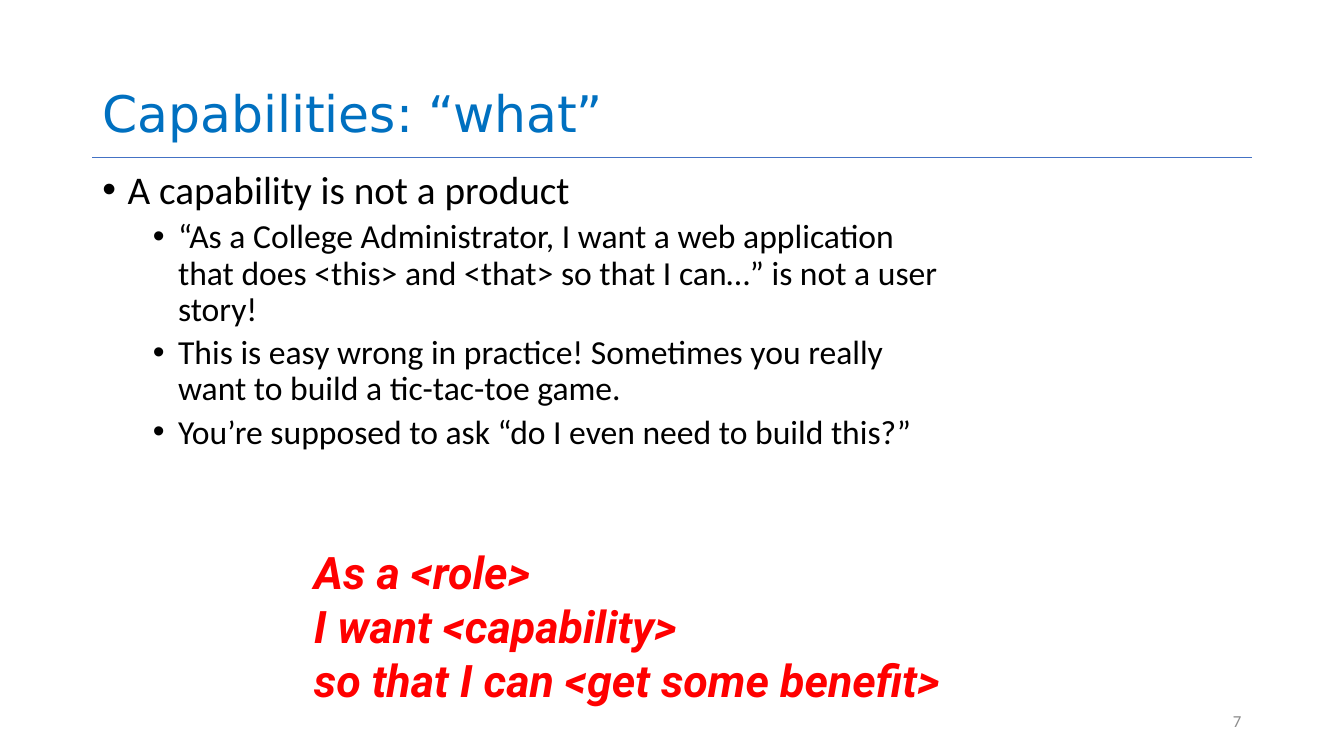
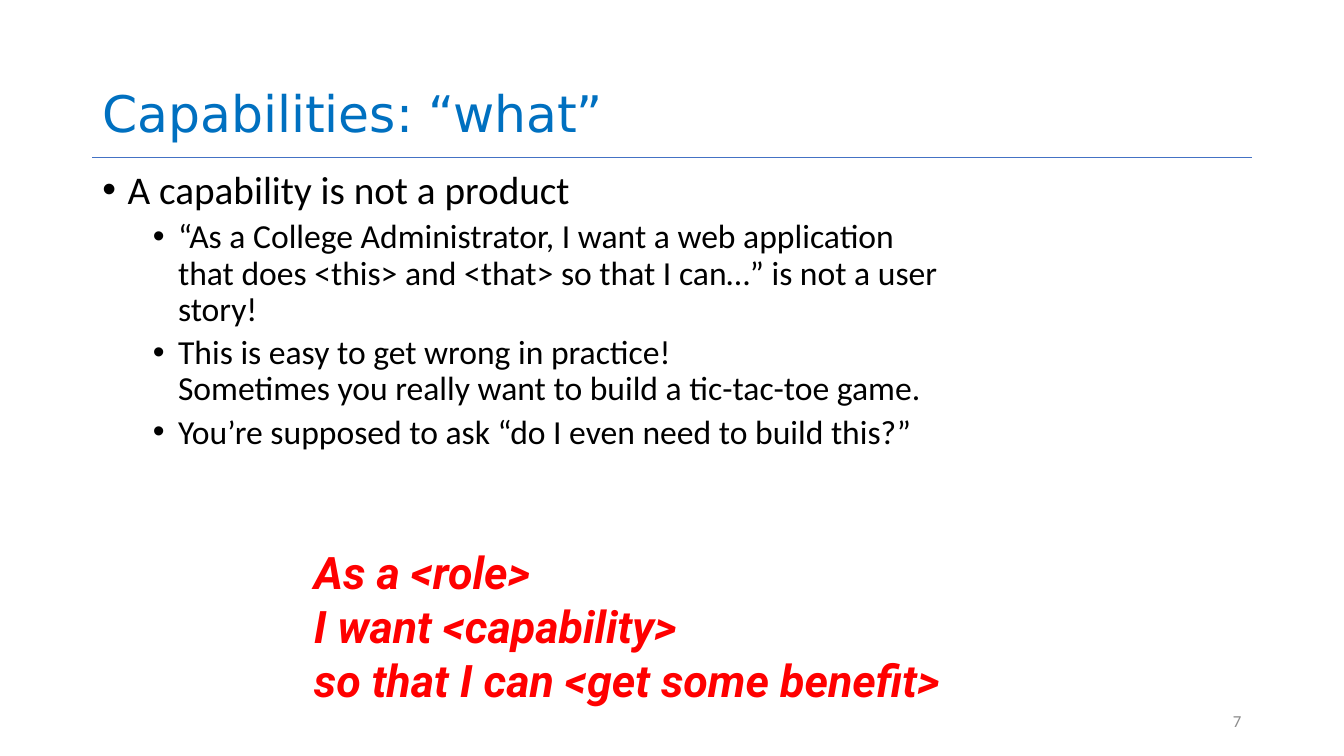
Before and after one commit to neu-se/CS4530-Summer-2025, a slide deck: slide 7 of public/handouts/Slides 2.1 User Stories.pptx. Drawn at 1344x756 pixels with LibreOffice and Linux fonts; fonts in the diff are those of the drawing. Boxes give left, top, right and bottom in pixels: in the first picture for what was removed or moved away, otherwise in the second. Text is boxed around its words. In the diff, an @@ line names an element or a change of style, - is before the commit and + after.

```diff
--- a/public/handouts/Slides 2.1 User Stories.pptx
+++ b/public/handouts/Slides 2.1 User Stories.pptx
@@ text at (178,340,920,406): text changed @@
-  • This is easy wrong in practice! Sometimes you really want to build a tic-tac-toe game.
+  • This is easy to get wrong in practice!
+    Sometimes you really want to build a tic-tac-toe game.
```
Also in this commit, not shown: 1 other slide changed, 1 other file.
